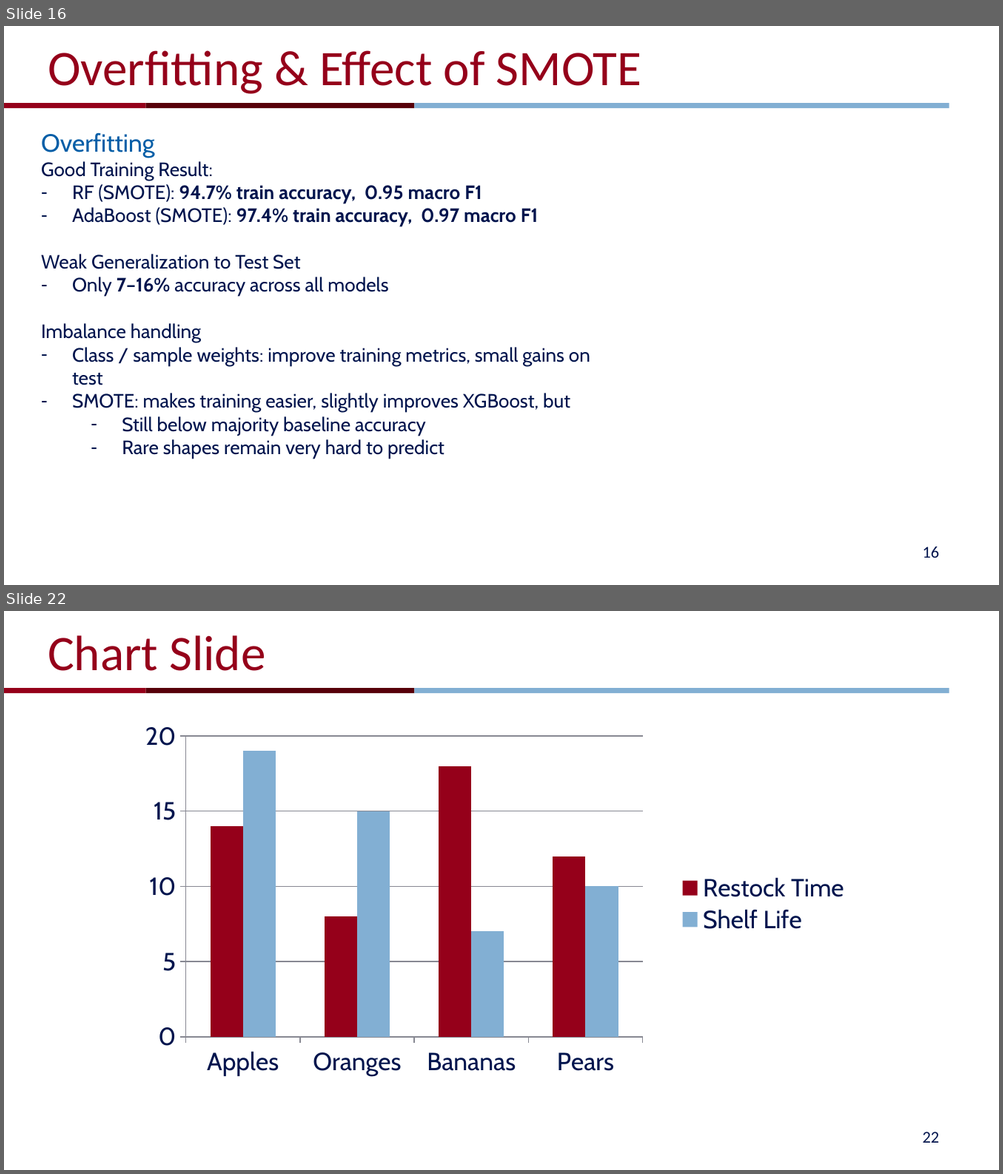
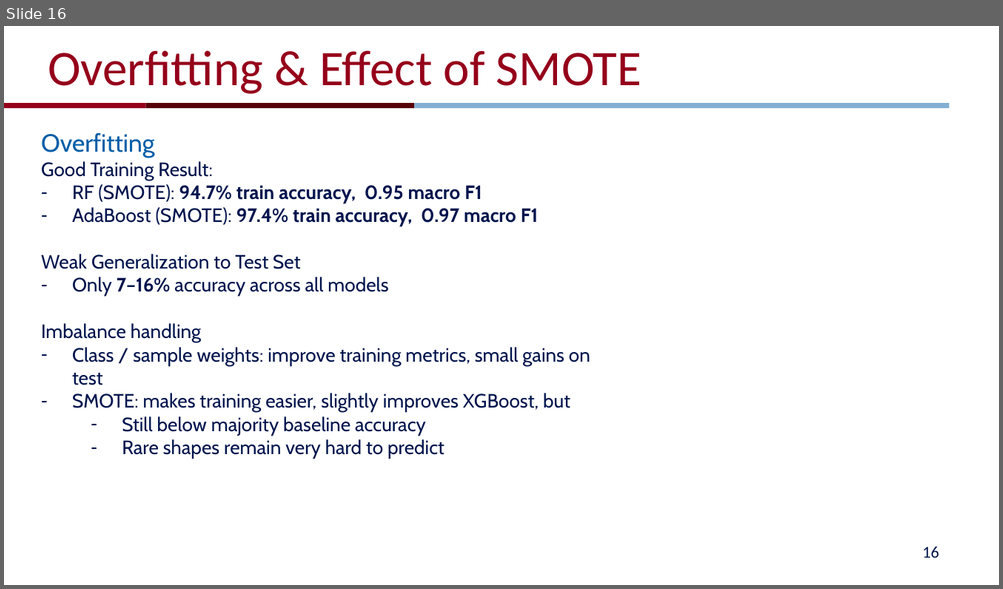
Before and after one commit to jingyig16/ufo-sightings, a slide deck: pre.pptx. Shown one above the other, each under a label of ours: slides 16 and 22 before the commit, slide 16 after it; the slides between them are not shown. The pictures are 1003x1174 and 1003x589 pixels, drawn with LibreOffice and Linux fonts; fonts in the diff are those of the drawing; background and template pictures are left out. Boxes give left, top, right and bottom in pixels: in the first picture for what was removed or moved away, otherwise in the second. Text is boxed around its words. In the diff, an @@ line names an element or a change of style, - is before the commit and + after.

```diff
--- a/pre.pptx
+++ b/pre.pptx
@@ slide 22 removed at [4, 611, 999, 1170], background #FFFFFF; not listed: 3 template elements that a slide beside it also shows @@
@@ title removed at [48, 635, 265, 671] @@
-Chart Slide
@@ column chart removed at [68, 721, 855, 1088] @@
-categories: Apples, Oranges, Bananas, Pears
-Restock Time: 14, 8, 18, 12
-Shelf Life: 19, 15, 7, 10
@@ page number removed at [922, 1132, 939, 1143] @@
-22
```
Also in this commit, not shown: 1 slide changed, 4 other slides removed.
